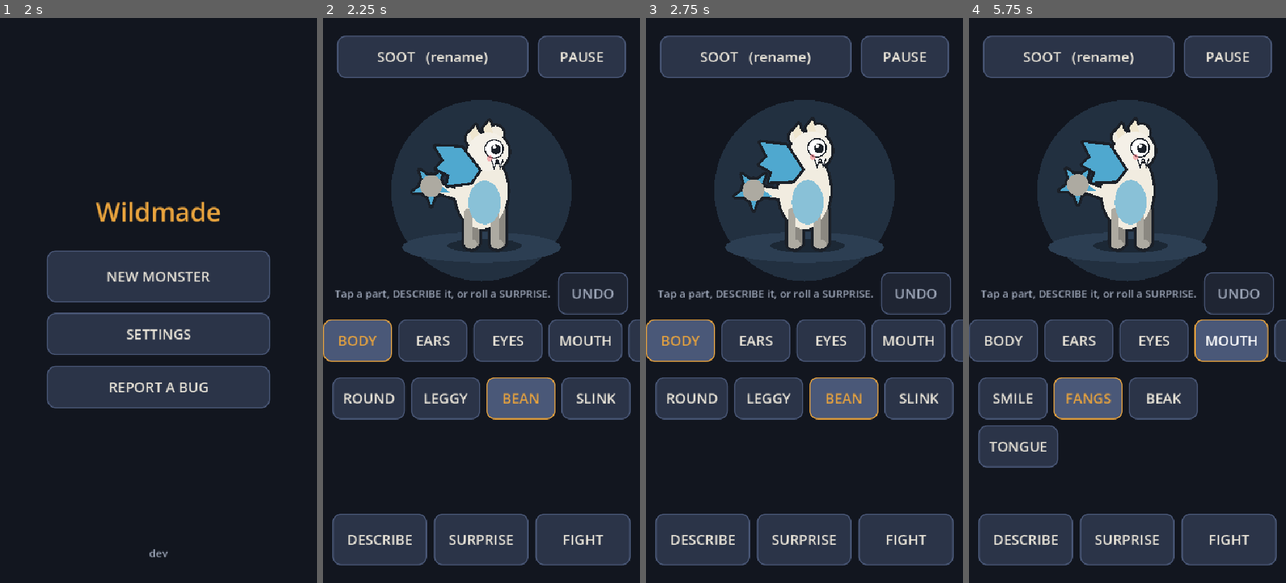
Above: before the commit, frames 1-4 (left to right).
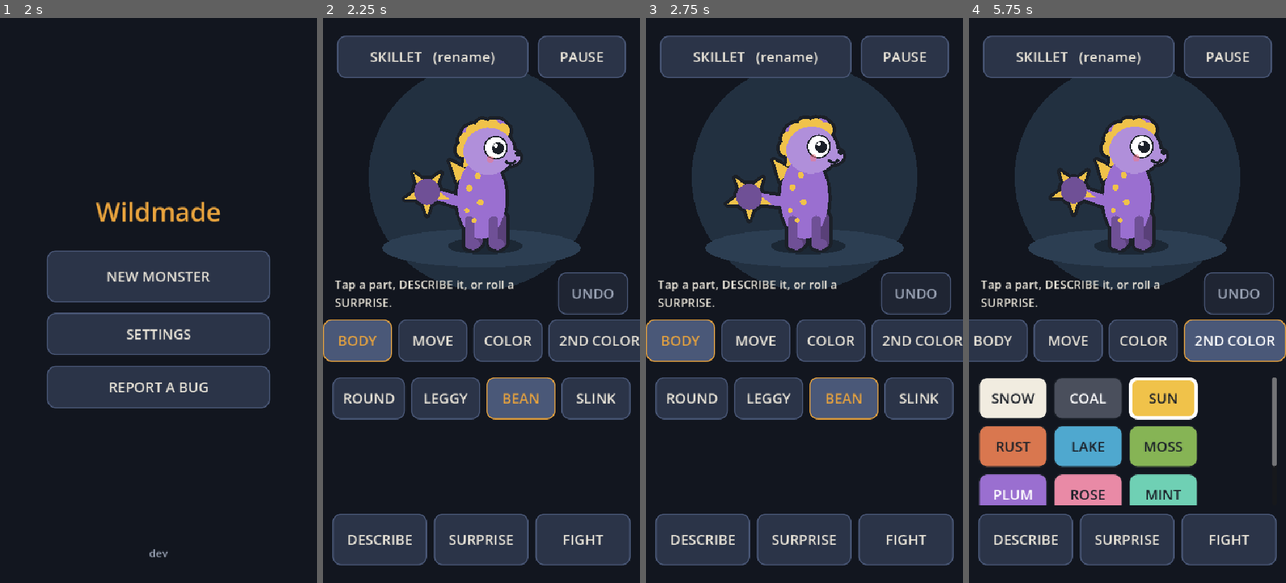
Above: after the commit, the same moments.

Repository: duffpowell-commits/pocket-fight
Game: Godot game, scene res://scenes/boot.tscn
Two runs of this game, one before a commit and one after it. Both use one fixed random seed, a clock stepped at 60 frames per second and the inputs below.
Inputs (mouse positions are in pixels of both pictures, inside the frame that each line leads up to):
- Up to frame 1 (2 s): click "Skip splash" at 0.5 s; click "SKIP" at 1.25 s
- Up to frame 2 (2.25 s): click "NEW MONSTER" at 2 s
- Up to frame 3 (2.75 s): no input
- Up to frame 4 (5.75 s): click "BODY" at 2.75 s; click (1079, 340) at 3.5 s, where only the run before the commit has a clickable "EARS"; click (1152, 340) at 4.25 s, where only the run before the commit has a clickable "EYES"; click (1232, 340) at 5 s, where only the run before the commit has a clickable "MOUTH"

Frame 1 is identical in both runs. In frame 2, 14% of the frame differs, in the area x 3-100%, y 6-61%; in frame 3, 14%; in frame 4, 29%, in the area x 0-100%, y 6-87%.

Commit message:
Test polish: snouts so animals read as themselves, real HP bars, MOVE up front
- New SNOUT part (Flat, Snout, Muzzle, Long); animal words set it; old saves load Flat.
- Horns take the crown and ears step aside instead of hiding behind them.
- MOVE is the 2nd tab; the picked tab stays on screen; monster drawn 25% bigger.
- Fight: HP bars, strike warning above the thumb buttons, log beside PAUSE.
- Sliders redraw while dragging and save once on release.
- Bot: SNOUT, FIGHT PAUSE, and FIGHT BACK now covers a call on the result screen.

Co-Authored-By: Claude Fable 5.2 <noreply@anthropic.com>
Claude-Session: https://claude.ai/code/session_01V3sbxM7wWTB3XxUrbmfVgr

Diff:
--- a/scripts/autoplay.gd
+++ b/scripts/autoplay.gd
@@ -146,6 +146,12 @@
 	var c: Dictionary = game.design
 	_check(c["color"] == "Plum" and c["back"] == "Wings" and c["name"] == "Gusto" and c["ears"] == "Pointy" and c["top"] == "Horns",
 		"CHANGE PASS (added purple and wings; name, ears and horns untouched)")
+	# A face part: the SNOUT tab.
+	await _click("SNOUT")
+	await _click("LONG")
+	await _frames(5)
+	await _shot("creator_snout")
+	_check(game.design["snout"] == "Long", "SNOUT PASS (picked a long snout)")
 	# The move is the one choice a fight reads: pick Climb from the MOVE tab.
 	await _click("MOVE")
 	await _click("CLIMB")
@@ -270,10 +276,30 @@
 	await _shot("fight_fainted")
 	_check(not fight.duel.won() and _find("TRY AGAIN") != null and game.wins == 1 and Monster.clean(save.read().get("monster")) == g,
 		"FAINT PASS (attack-only lost in %d turns; monster and win count kept)" % turns)
-	# Android back on the result screen = back to the creator.
+	# A call on the result screen: back un-pauses (result stays), back again leaves for the creator.
+	get_tree().root.propagate_notification(NOTIFICATION_APPLICATION_FOCUS_OUT)
+	await _frames(10)
+	get_tree().root.propagate_notification(NOTIFICATION_APPLICATION_FOCUS_IN)
+	var res_paused: bool = game.paused
 	get_tree().root.propagate_notification(NOTIFICATION_WM_GO_BACK_REQUEST)
 	await _frames(10)
-	_check(not is_instance_valid(game.fight) and not game.paused, "FIGHT BACK PASS (back leaves the result screen for the creator)")
+	var res_kept: bool = not game.paused and is_instance_valid(game.fight) and _find("TRY AGAIN") != null and _find("RESUME") == null
+	get_tree().root.propagate_notification(NOTIFICATION_WM_GO_BACK_REQUEST)
+	await _frames(10)
+	_check(res_paused and res_kept and not is_instance_valid(game.fight) and not game.paused,
+		"FIGHT BACK PASS (call on the result screen: back un-pauses, back again returns to the creator)")
+	# Back during a live fight pauses it; back again resumes it.
+	await _click("FIGHT")
+	await _frames(10)
+	get_tree().root.propagate_notification(NOTIFICATION_WM_GO_BACK_REQUEST)
+	await _frames(10)
+	var live_paused: bool = game.paused and _find("RESUME") != null
+	get_tree().root.propagate_notification(NOTIFICATION_WM_GO_BACK_REQUEST)
+	await _frames(10)
+	_check(live_paused and not game.paused and _find("RESUME") == null and is_instance_valid(game.fight) and not game.fight.duel.over(),
+		"FIGHT PAUSE PASS (back mid-fight pauses, back again resumes, pause sheet gone)")
+	game.fight.leave()
+	await _frames(10)
 	await _click("PAUSE")
 	await _click("QUIT TO TITLE")
 	await _wait_scene("Title")
@@ -283,7 +309,7 @@
 	await _click("NEW MONSTER")
 	await _frames(5)
 	_check(_find("YES, START OVER") != null and save.exists(), "KEEP PASS (NEW MONSTER asks before replacing Gusto)")
-	await _click("KEEP GUS")
+	await _click("KEEP GUSTO")
 	await _frames(5)
 
 	# Bug report sheet carries the build line.
--- a/scripts/fight.gd
+++ b/scripts/fight.gd
@@ -30,6 +30,8 @@
 var them: View
 var hp_me: Label
 var hp_them: Label
+var bar_me: ProgressBar
+var bar_them: ProgressBar
 var intent: Label
 var log_line: Label
 var b_attack: Button
@@ -71,19 +73,25 @@
 	var still: bool = get_node("/root/Settings").get_value("low_graphics")
 	me.animate = not still
 	them.animate = not still
+	var left: bool = get_node("/root/Settings").get_value("left_handed")
 	hp_them = UI.label("", 22)
-	_place(hp_them, 0.0, 0.5, 120, 190)
+	_place(hp_them, 0.03, 0.47, 118, 150)
+	bar_them = _hp_bar(0.03, 0.47, 154)
 	hp_me = UI.label("", 22)
-	_place(hp_me, 0.5, 1.0, 470, 540)
-	intent = UI.label("", 26, UI.key("warn"))
-	_place(intent, 0.0, 1.0, 30, 100)
-	intent.offset_left = 180
-	intent.offset_right = -180
+	_place(hp_me, 0.53, 0.97, 452, 484)
+	bar_me = _hp_bar(0.53, 0.97, 488)
+	# what just happened: small, up top beside PAUSE
+	log_line = UI.label("", 18, UI.DIM)
+	_place(log_line, 0.0, 1.0, 30, 30 + UI.MIN_TOUCH)
+	log_line.offset_left = 190 if left else 20
+	log_line.offset_right = -20 if left else -190
+	log_line.vertical_alignment = VERTICAL_ALIGNMENT_CENTER
+	# what is about to happen: big, right above the thumb buttons
+	intent = UI.label("", 30, UI.key("warn"))
+	intent.anchor_top = 1.0
+	intent.anchor_bottom = 1.0
+	_place(intent, 0.0, 1.0, -330, -272)
 	intent.vertical_alignment = VERTICAL_ALIGNMENT_CENTER
-	log_line = UI.label("", 20)
-	_place(log_line, 0.04, 0.96, 606, 690)
-	log_line.vertical_alignment = VERTICAL_ALIGNMENT_CENTER
-	var left: bool = get_node("/root/Settings").get_value("left_handed")
 	var pause_b := UI.button("PAUSE", func(): get_parent().pause())
 	pause_b.anchor_left = 0.0 if left else 1.0
 	pause_b.anchor_right = pause_b.anchor_left
@@ -106,6 +114,25 @@
 	b_move = UI.button("", func(): play("Move"))
 	for b in [b_attack, b_guard, b_move]:
 		col.add_child(b)
+
+
+## A real HP bar. The number stays in the label above it, so the bar is never the only cue.
+func _hp_bar(l: float, r: float, top: int) -> ProgressBar:
+	var b := ProgressBar.new()
+	b.show_percentage = false
+	b.min_value = 0.0
+	var back := StyleBoxFlat.new()
+	back.bg_color = Color("1b2028")
+	back.set_corner_radius_all(7)
+	back.set_border_width_all(2)
+	back.border_color = Color("3a4760")
+	var fill := StyleBoxFlat.new()
+	fill.bg_color = UI.key("good")
+	fill.set_corner_radius_all(7)
+	b.add_theme_stylebox_override("background", back)
+	b.add_theme_stylebox_override("fill", fill)
+	_place(b, l, r, top, top + 18)
+	return b
 
 
 func _place(c: Control, l: float, r: float, top: int, bottom: int) -> void:
@@ -215,15 +242,20 @@
 
 
 func refresh() -> void:
-	hp_me.text = "%s\nHP %s %d/%d" % [design["name"], _bar(duel.player_hp), duel.player_hp, duel.max_hp]
-	hp_them.text = "Wild %s\nHP %s %d/%d" % [foe["name"], _bar(duel.enemy_hp), duel.enemy_hp, duel.max_hp]
+	hp_me.text = "%s  %d/%d" % [design["name"], duel.player_hp, duel.max_hp]
+	hp_them.text = "Wild %s  %d/%d" % [foe["name"], duel.enemy_hp, duel.max_hp]
+	for pair in [[bar_me, duel.player_hp], [bar_them, duel.enemy_hp]]:
+		pair[0].max_value = duel.max_hp
+		pair[0].value = pair[1]
+		var low: bool = pair[1] * 3 <= duel.max_hp
+		(pair[0].get_theme_stylebox("fill") as StyleBoxFlat).bg_color = UI.key("bad") if low else UI.key("good")
 	if duel.over():
 		intent.text = ""
 	elif duel.charging:
 		intent.text = "!! STRIKE COMING !!"      # words + marks, not only colour
 		intent.add_theme_color_override("font_color", UI.key("bad"))
 	else:
-		intent.text = "It is winding up"
+		intent.text = "It winds up..."
 		intent.add_theme_color_override("font_color", UI.key("warn"))
 	b_attack.text = "ATTACK  (%d)" % duel.attack_damage()
 	b_guard.text = "GUARD  (halve a strike)"
@@ -238,10 +270,5 @@
 	b_move.disabled = not duel.can("Move")
 
 
-func _bar(hp: int) -> String:
-	var n := int(ceil(10.0 * hp / maxf(1.0, duel.max_hp)))
-	return "#".repeat(n) + "-".repeat(10 - n)
-
-
 func bug_state() -> String:
 	return "fight turn %d hp %d/%d foe %d move %s" % [duel.turn, duel.player_hp, duel.max_hp, duel.enemy_hp, design["move"]]
--- a/scripts/game.gd
+++ b/scripts/game.gd
@@ -15,8 +15,9 @@
 const View = preload("res://scripts/monster_view.gd")
 const Fight = preload("res://scripts/fight.gd")
 
-## The strip of tabs under the monster, in order. "shape" is the four sliders.
-const FIELDS := ["body", "ears", "eyes", "mouth", "tail", "marks", "top", "back", "color", "accent", "shape", "move", "mood"]
+## The strip of tabs under the monster, in order. "shape" is the four sliders. MOVE sits second
+## because it is the one choice a fight reads.
+const FIELDS := ["body", "move", "color", "accent", "eyes", "ears", "snout", "mouth", "tail", "top", "back", "marks", "shape", "mood"]
 const EXAMPLES := ["a fat blue cat with horns", "grumpy red dragon named Gus", "tiny shy pink bunny with spots",
 	"long green lizard, one eye, no tail", "goofy yellow duck", "black wolf with white stripes"]
 
@@ -97,6 +98,7 @@
 	view = View.new()
 	view.design = design
 	view.animate = not _settings.get_value("low_graphics")
+	view.fit = 1.25
 	view.anchor_right = 1.0
 	view.offset_top = 104
 	view.offset_bottom = 430
@@ -131,7 +133,7 @@
 	add_child(name_btn)
 
 	# status line + UNDO
-	status = UI.label("", 18, UI.DIM)
+	status = UI.label("", 20)
 	status.anchor_right = 1.0
 	status.offset_left = 20
 	status.offset_right = -150
@@ -139,7 +141,6 @@
 	status.offset_bottom = 504
 	status.vertical_alignment = VERTICAL_ALIGNMENT_CENTER
 	status.horizontal_alignment = HORIZONTAL_ALIGNMENT_LEFT
-	status.clip_text = true
 	add_child(status)
 	undo_btn = UI.button("UNDO", undo)
 	undo_btn.anchor_left = 1.0
@@ -232,6 +233,8 @@
 	field = f
 	for b in strip.get_children():
 		b.set_pressed_no_signal(b.get_meta("field") == f)
+		if b.get_meta("field") == f:      # keep the picked tab on screen (after a rebuild too)
+			(strip.get_parent() as ScrollContainer).ensure_control_visible.call_deferred(b)
 	for c in options.get_children():
 		options.remove_child(c)
 		c.queue_free()
@@ -251,7 +254,8 @@
 			s.value = design[k]
 			s.custom_minimum_size = Vector2(0, UI.MIN_TOUCH)
 			s.size_flags_horizontal = Control.SIZE_EXPAND_FILL
-			s.value_changed.connect(func(v: float): set_part(k, v))
+			s.value_changed.connect(func(v: float): set_part(k, v, false))   # redraw while dragging...
+			s.drag_ended.connect(func(_changed: bool): checkpoint())          # ...save once on release
 			row.add_child(s)
 			options.add_child(row)
 		return
@@ -291,7 +295,7 @@
 # ---------------------------------------------------------------- changing the monster
 
 ## One part or slider changes. Every change is saved straight away.
-func set_part(key: String, value: Variant) -> void:
+func set_part(key: String, value: Variant, save_now: bool = true) -> void:
 	var next := design.duplicate()
 	next[key] = value
 	design = Monster.clean(next)
@@ -307,7 +311,8 @@
 					b.set_pressed_no_signal(b.get_meta("option") == design[key])
 	if key == "move":
 		view.act(design["move"])
-	checkpoint()
+	if save_now:
+		checkpoint()
 
 
 func _replace(next: Dictionary, note: String) -> void:
--- a/scripts/monster.gd
+++ b/scripts/monster.gd
@@ -13,6 +13,7 @@
 	"body": ["Round", "Leggy", "Bean", "Slink"],
 	"ears": ["Pointy", "Round", "Floppy", "Long", "Fins", "None"],
 	"eyes": ["Big", "Dot", "Sleepy", "Fierce", "Cyclops"],
+	"snout": ["Flat", "Snout", "Muzzle", "Long"],
 	"mouth": ["Smile", "Fangs", "Beak", "Tongue"],
 	"tail": ["Paddle", "Whip", "Puff", "Club", "None"],
 	"marks": ["None", "Spots", "Stripes", "Belly", "Mask"],
@@ -27,7 +28,7 @@
 const SHAPE := ["size", "chub", "legs", "head"]
 ## What the creator calls each field.
 const TITLES := {
-	"body": "BODY", "ears": "EARS", "eyes": "EYES", "mouth": "MOUTH", "tail": "TAIL",
+	"body": "BODY", "ears": "EARS", "eyes": "EYES", "snout": "SNOUT", "mouth": "MOUTH", "tail": "TAIL",
 	"marks": "MARKS", "top": "TOP", "back": "BACK", "color": "COLOR", "accent": "2ND COLOR",
 	"move": "MOVE", "mood": "MOOD", "size": "SIZE", "chub": "CHUB", "legs": "LEGS", "head": "HEAD",
 }
@@ -101,41 +102,45 @@
 	"pink": {"_color": "Rose"}, "rose": {"_color": "Rose"},
 	"teal": {"_color": "Mint"}, "mint": {"_color": "Mint"}, "aqua": {"_color": "Mint"},
 	# animals: a starting kit of parts
-	"cat": {"ears": "Pointy", "tail": "Whip", "body": "Round"}, "kitten": {"ears": "Pointy", "tail": "Whip", "size": 0.2},
-	"fox": {"ears": "Pointy", "tail": "Puff", "body": "Leggy", "_color": "Rust"},
-	"dog": {"ears": "Floppy", "tail": "Whip", "mouth": "Tongue"}, "puppy": {"ears": "Floppy", "mouth": "Tongue", "size": 0.2},
-	"wolf": {"ears": "Pointy", "tail": "Puff", "mouth": "Fangs", "body": "Leggy"},
-	"bunny": {"ears": "Long", "tail": "Puff"}, "rabbit": {"ears": "Long", "tail": "Puff"},
-	"bear": {"ears": "Round", "tail": "None", "chub": 0.85, "size": 0.8},
-	"mouse": {"ears": "Round", "tail": "Whip", "size": 0.15}, "rat": {"ears": "Round", "tail": "Whip", "mouth": "Fangs"},
-	"frog": {"ears": "None", "tail": "None", "eyes": "Big", "body": "Round", "legs": 0.2, "_color": "Moss"},
-	"toad": {"ears": "None", "tail": "None", "body": "Round", "marks": "Spots", "chub": 0.8},
-	"bird": {"mouth": "Beak", "back": "Wings", "ears": "None", "body": "Bean"},
-	"owl": {"mouth": "Beak", "back": "Wings", "eyes": "Big", "ears": "Pointy", "body": "Bean"},
-	"duck": {"mouth": "Beak", "back": "Wings", "ears": "None", "tail": "Paddle"},
-	"chicken": {"mouth": "Beak", "back": "Wings", "ears": "None", "body": "Round"},
-	"dragon": {"top": "Horns", "back": "Wings", "mouth": "Fangs", "tail": "Club", "body": "Bean"},
-	"dino": {"back": "Spikes", "tail": "Club", "ears": "None", "mouth": "Fangs", "body": "Bean"},
-	"dinosaur": {"back": "Spikes", "tail": "Club", "ears": "None", "mouth": "Fangs", "body": "Bean"},
-	"lizard": {"body": "Slink", "ears": "None", "tail": "Whip"}, "gecko": {"body": "Slink", "ears": "None", "tail": "Whip", "eyes": "Big"},
-	"snake": {"body": "Slink", "ears": "None", "tail": "Whip", "mouth": "Fangs", "legs": 0.0},
-	"weasel": {"body": "Slink", "ears": "Round", "tail": "Puff"}, "otter": {"body": "Slink", "ears": "Round", "tail": "Paddle"},
-	"ferret": {"body": "Slink", "ears": "Round", "tail": "Puff", "marks": "Mask"},
-	"fish": {"ears": "Fins", "tail": "Paddle", "legs": 0.0}, "shark": {"ears": "Fins", "tail": "Paddle", "mouth": "Fangs", "back": "Spikes"},
-	"beaver": {"tail": "Paddle", "ears": "Round", "mouth": "Fangs", "chub": 0.75},
-	"raccoon": {"marks": "Mask", "tail": "Puff", "ears": "Pointy"}, "panda": {"marks": "Mask", "ears": "Round", "chub": 0.85, "_color": "Snow"},
-	"tiger": {"marks": "Stripes", "ears": "Round", "tail": "Whip", "mouth": "Fangs", "_color": "Rust"},
-	"zebra": {"marks": "Stripes", "top": "Mane", "body": "Leggy", "_color": "Snow"},
-	"lion": {"top": "Mane", "tail": "Whip", "ears": "Round", "_color": "Sun"},
-	"horse": {"top": "Mane", "body": "Leggy", "tail": "Whip", "ears": "Pointy"},
-	"deer": {"top": "Horns", "body": "Leggy", "tail": "Puff", "marks": "Spots"}, "goat": {"top": "Horns", "body": "Leggy", "tail": "Puff"},
-	"cow": {"top": "Horns", "marks": "Spots", "tail": "Whip", "chub": 0.7}, "bull": {"top": "Horns", "eyes": "Fierce", "chub": 0.7},
-	"pig": {"ears": "Floppy", "tail": "Whip", "chub": 0.85, "_color": "Rose"},
-	"bug": {"top": "Antenna", "ears": "None", "eyes": "Big"}, "beetle": {"top": "Horns", "ears": "None", "body": "Round"},
-	"moth": {"top": "Antenna", "ears": "None"}, "ant": {"top": "Antenna", "ears": "None", "size": 0.1},
-	"bat": {"back": "Wings", "ears": "Pointy", "mouth": "Fangs", "tail": "None"},
-	"hedgehog": {"back": "Spikes", "body": "Round", "tail": "None", "ears": "Round"},
+	"cat": {"ears": "Pointy", "tail": "Whip", "body": "Round", "snout": "Flat"}, "kitten": {"ears": "Pointy", "tail": "Whip", "size": 0.2, "snout": "Flat"},
+	"fox": {"ears": "Pointy", "tail": "Puff", "body": "Leggy", "_color": "Rust", "snout": "Snout"},
+	"dog": {"ears": "Floppy", "tail": "Whip", "mouth": "Tongue", "snout": "Snout"}, "puppy": {"ears": "Floppy", "mouth": "Tongue", "size": 0.2, "snout": "Snout"},
+	"wolf": {"ears": "Pointy", "tail": "Puff", "mouth": "Fangs", "body": "Leggy", "snout": "Snout"},
+	"bunny": {"ears": "Long", "tail": "Puff", "snout": "Flat"}, "rabbit": {"ears": "Long", "tail": "Puff", "snout": "Flat"},
+	"bear": {"ears": "Round", "tail": "None", "chub": 0.85, "size": 0.8, "snout": "Muzzle"},
+	"mouse": {"ears": "Round", "tail": "Whip", "size": 0.15, "snout": "Flat"}, "rat": {"ears": "Round", "tail": "Whip", "mouth": "Fangs", "snout": "Snout"},
+	"frog": {"ears": "None", "tail": "None", "eyes": "Big", "body": "Round", "legs": 0.2, "_color": "Moss", "snout": "Flat"},
+	"toad": {"ears": "None", "tail": "None", "body": "Round", "marks": "Spots", "chub": 0.8, "snout": "Flat"},
+	"bird": {"mouth": "Beak", "back": "Wings", "ears": "None", "body": "Bean", "snout": "Flat"},
+	"owl": {"mouth": "Beak", "back": "Wings", "eyes": "Big", "ears": "Pointy", "body": "Bean", "snout": "Flat"},
+	"duck": {"mouth": "Beak", "back": "Wings", "ears": "None", "tail": "Paddle", "snout": "Flat"},
+	"chicken": {"mouth": "Beak", "back": "Wings", "ears": "None", "body": "Round", "snout": "Flat"},
+	"dragon": {"top": "Horns", "back": "Wings", "mouth": "Fangs", "tail": "Club", "body": "Bean", "snout": "Long"},
+	"dino": {"back": "Spikes", "tail": "Club", "ears": "None", "mouth": "Fangs", "body": "Bean", "snout": "Long"},
+	"dinosaur": {"back": "Spikes", "tail": "Club", "ears": "None", "mouth": "Fangs", "body": "Bean", "snout": "Long"},
+	"lizard": {"body": "Slink", "ears": "None", "tail": "Whip", "snout": "Long"}, "gecko": {"body": "Slink", "ears": "None", "tail": "Whip", "eyes": "Big", "snout": "Long"},
+	"snake": {"body": "Slink", "ears": "None", "tail": "Whip", "mouth": "Fangs", "legs": 0.0, "snout": "Long"},
+	"weasel": {"body": "Slink", "ears": "Round", "tail": "Puff", "snout": "Snout"}, "otter": {"body": "Slink", "ears": "Round", "tail": "Paddle", "snout": "Snout"},
+	"ferret": {"body": "Slink", "ears": "Round", "tail": "Puff", "marks": "Mask", "snout": "Snout"},
+	"fish": {"ears": "Fins", "tail": "Paddle", "legs": 0.0, "snout": "Flat"}, "shark": {"ears": "Fins", "tail": "Paddle", "mouth": "Fangs", "back": "Spikes", "snout": "Long"},
+	"beaver": {"tail": "Paddle", "ears": "Round", "mouth": "Fangs", "chub": 0.75, "snout": "Muzzle"},
+	"raccoon": {"marks": "Mask", "tail": "Puff", "ears": "Pointy", "snout": "Snout"}, "panda": {"marks": "Mask", "ears": "Round", "chub": 0.85, "_color": "Snow", "snout": "Muzzle"},
+	"tiger": {"marks": "Stripes", "ears": "Round", "tail": "Whip", "mouth": "Fangs", "_color": "Rust", "snout": "Muzzle"},
+	"zebra": {"marks": "Stripes", "top": "Mane", "body": "Leggy", "_color": "Snow", "snout": "Long"},
+	"lion": {"top": "Mane", "tail": "Whip", "ears": "Round", "_color": "Sun", "snout": "Muzzle"},
+	"horse": {"top": "Mane", "body": "Leggy", "tail": "Whip", "ears": "Pointy", "snout": "Long"},
+	"deer": {"top": "Horns", "body": "Leggy", "tail": "Puff", "marks": "Spots", "snout": "Long"}, "goat": {"top": "Horns", "body": "Leggy", "tail": "Puff", "snout": "Long"},
+	"cow": {"top": "Horns", "marks": "Spots", "tail": "Whip", "chub": 0.7, "snout": "Muzzle"}, "bull": {"top": "Horns", "eyes": "Fierce", "chub": 0.7, "snout": "Muzzle"},
+	"pig": {"ears": "Floppy", "tail": "Whip", "chub": 0.85, "_color": "Rose", "snout": "Muzzle"},
+	"bug": {"top": "Antenna", "ears": "None", "eyes": "Big", "snout": "Flat"}, "beetle": {"top": "Horns", "ears": "None", "body": "Round", "snout": "Flat"},
+	"moth": {"top": "Antenna", "ears": "None", "snout": "Flat"}, "ant": {"top": "Antenna", "ears": "None", "size": 0.1, "snout": "Flat"},
+	"bat": {"back": "Wings", "ears": "Pointy", "mouth": "Fangs", "tail": "None", "snout": "Snout"},
+	"hedgehog": {"back": "Spikes", "body": "Round", "tail": "None", "ears": "Round", "snout": "Snout"},
 	"cyclops": {"eyes": "Cyclops"},
+	"crocodile": {"body": "Slink", "ears": "None", "tail": "Club", "mouth": "Fangs", "snout": "Long", "_color": "Moss"},
+	"croc": {"body": "Slink", "ears": "None", "tail": "Club", "mouth": "Fangs", "snout": "Long", "_color": "Moss"},
+	"gator": {"body": "Slink", "ears": "None", "tail": "Club", "mouth": "Fangs", "snout": "Long", "_color": "Moss"},
+	"snout": {"snout": "Snout"}, "muzzle": {"snout": "Muzzle"}, "nose": {"snout": "Snout"},
 	# parts by name
 	"horns": {"top": "Horns"}, "horned": {"top": "Horns"}, "antlers": {"top": "Horns"},
 	"fins": {"ears": "Fins"}, "finned": {"ears": "Fins"},
@@ -178,6 +183,8 @@
 	"no ears": {"ears": "None"}, "earless": {"ears": "None"},
 	"no wings": {"back": "None"}, "no spikes": {"back": "None"}, "no horns": {"top": "None"},
 	"no spots": {"marks": "None"}, "no stripes": {"marks": "None"}, "no marks": {"marks": "None"}, "plain": {"marks": "None"},
+	"long snout": {"snout": "Long"}, "long nose": {"snout": "Long"}, "long face": {"snout": "Long"},
+	"flat face": {"snout": "Flat"}, "no snout": {"snout": "Flat"}, "short snout": {"snout": "Muzzle"},
 	"one eye": {"eyes": "Cyclops"}, "one eyed": {"eyes": "Cyclops"}, "one-eyed": {"eyes": "Cyclops"},
 	"big eyes": {"eyes": "Big"}, "big head": {"head": 1.0}, "small head": {"head": 0.1}, "tiny head": {"head": 0.0},
 	"long legs": {"legs": 1.0, "body": "Leggy"}, "short legs": {"legs": 0.1}, "no legs": {"legs": 0.0},
--- a/scripts/monster_view.gd
+++ b/scripts/monster_view.gd
@@ -240,6 +240,11 @@
 	# --- behind the head: ears, mane
 	var e1 := hc + Vector2(-hr * 0.55, -hr * 0.62).rotated(tilt)
 	var e2 := hc + Vector2(hr * 0.35, -hr * 0.78).rotated(tilt)
+	if d["top"] == "Horns":              # horns take the crown; ears move down to the sides
+		e1 += Vector2(-hr * 0.3, hr * 0.38).rotated(tilt)
+		e2 += Vector2(hr * 0.42, hr * 0.5).rotated(tilt)
+	var crown1 := hc + Vector2(-hr * 0.43, -hr * 0.52).rotated(tilt)
+	var crown2 := hc + Vector2(hr * 0.25, -hr * 0.66).rotated(tilt)
 	match d["ears"]:
 		"Pointy":
 			for e in [e1, e2]:
@@ -259,7 +264,7 @@
 			_poly(PackedVector2Array([hc + Vector2(-hr * 0.75, -hr * 0.3), hc + Vector2(-hr * 0.55, -hr * 1.5),
 				hc + Vector2(hr * 0.35, -hr * 0.8)]), acc)
 	if d["top"] == "Horns":
-		for e in [e1 + Vector2(hr * 0.12, hr * 0.1), e2 + Vector2(-hr * 0.1, hr * 0.12)]:
+		for e in [crown1, crown2]:
 			_poly(PackedVector2Array([e + Vector2(-hr * 0.2, hr * 0.25), e + Vector2(-hr * 0.42, -hr * 0.45),
 				e + Vector2(-hr * 0.12, -hr * 0.82), e + Vector2(hr * 0.2, hr * 0.25)]), Color("efe6cf"))
 	if d["top"] == "Mane":
@@ -274,6 +279,19 @@
 			_ell(tipa, 6.5, 6.5, acc)
 	# --- head
 	_ell(hc, hr, hr * 0.94, lite, tilt)
+	# the snout shares the head's outline; a beak replaces it
+	var snout: String = d["snout"] if d["mouth"] != "Beak" else "Flat"
+	var nose := Vector2.ZERO
+	match snout:
+		"Snout":
+			_ell(hc + Vector2(hr * 0.74, hr * 0.3).rotated(tilt), hr * 0.5, hr * 0.33, lite, tilt + 0.08)
+			nose = hc + Vector2(hr * 1.16, hr * 0.17).rotated(tilt)
+		"Muzzle":
+			_ell(hc + Vector2(hr * 0.52, hr * 0.4).rotated(tilt), hr * 0.46, hr * 0.37, lite.lightened(0.25), tilt)
+			nose = hc + Vector2(hr * 0.74, hr * 0.2).rotated(tilt)
+		"Long":
+			_ell(hc + Vector2(hr * 0.98, hr * 0.26).rotated(tilt), hr * 0.82, hr * 0.31, lite, tilt + 0.05)
+			nose = hc + Vector2(hr * 1.62, hr * 0.12).rotated(tilt)
 	if d["mouth"] == "Beak":
 		var bk := hc + Vector2(hr * 0.78, hr * 0.2).rotated(tilt)
 		_poly(PackedVector2Array([bk + Vector2(-hr * 0.2, -hr * 0.3), bk + Vector2(hr * 0.62, hr * 0.02),
@@ -347,6 +365,18 @@
 	# mouth
 	var mc := hc + Vector2(hr * 0.42, hr * 0.46).rotated(tilt)
 	var mw := hr * 0.3
+	match snout:
+		"Snout":
+			mc = hc + Vector2(hr * 0.84, hr * 0.44).rotated(tilt)
+			mw = hr * 0.24
+		"Muzzle":
+			mc = hc + Vector2(hr * 0.56, hr * 0.56).rotated(tilt)
+			mw = hr * 0.24
+		"Long":
+			mc = hc + Vector2(hr * 1.22, hr * 0.4).rotated(tilt)
+			mw = hr * 0.26
+	if snout != "Flat":
+		draw_circle(nose, hr * (0.07 if snout == "Long" else 0.12), INK)
 	match d["mouth"]:
 		"Smile", "Tongue", "Fangs":
 			var open: bool = act_name in ["attack", "hop", "Splash", "Climb"] or d["mood"] == "Goofy"
--- a/tests/run_tests.gd
+++ b/tests/run_tests.gd
@@ -405,6 +405,22 @@
 				check(typeof(Monster.WORDS[w][k]) == TYPE_FLOAT, "word '%s' sets slider %s with a number" % [w, k])
 			else:
 				check(Monster.PARTS.has(k) and Monster.WORDS[w][k] in Monster.PARTS[k], "word '%s' sets a real part (%s)" % [w, k])
+
+
+## Animals get their own face: a wolf has a snout, a dragon a long one, a cat a flat face.
+func test_monster_snouts() -> void:
+	check(Monster.PARTS.has("snout") and Monster.PARTS["snout"][0] == "Flat", "snout is a part; flat is the default")
+	if not Monster.PARTS.has("snout"):
+		return
+	check(Monster.from_text("black wolf")["design"]["snout"] == "Snout", "wolf has a snout")
+	check(Monster.from_text("red dragon")["design"]["snout"] == "Long", "dragon has a long snout")
+	check(Monster.from_text("fat bear")["design"]["snout"] == "Muzzle", "bear has a muzzle")
+	var wolf: Dictionary = Monster.from_text("wolf")["design"]
+	check(Monster.from_text("cat", wolf)["design"]["snout"] == "Flat", "changing a wolf into a cat flattens the face")
+	check(Monster.from_text("cat with a long snout")["design"]["snout"] == "Long", "an asked-for snout beats the animal's")
+	var old: Dictionary = Monster.fresh()
+	old.erase("snout")
+	check(Monster.clean(old)["snout"] == "Flat", "a save from before snouts loads with a flat face")
 
 
 ## The test fight's rules (carried over from the prototype's own check).
Binary file changed: docs/renders/flow_char_climb.png
Binary file changed: docs/renders/flow_char_crouch.png
Binary file changed: docs/renders/flow_char_jump.png
Binary file changed: docs/renders/flow_char_punch.png
Binary file changed: docs/renders/flow_char_ragdoll.png
Binary file changed: docs/renders/flow_char_run.png
Binary file changed: docs/renders/flow_char_stairs.png
Binary file changed: docs/renders/flow_char_strafe.png
Binary file changed: docs/renders/flow_char_swim.png
Binary file changed: docs/renders/flow_creator.png
Binary file changed: docs/renders/flow_creator_shape.png
Binary file added: docs/renders/flow_creator_snout.png
(and 25 more such lines)
